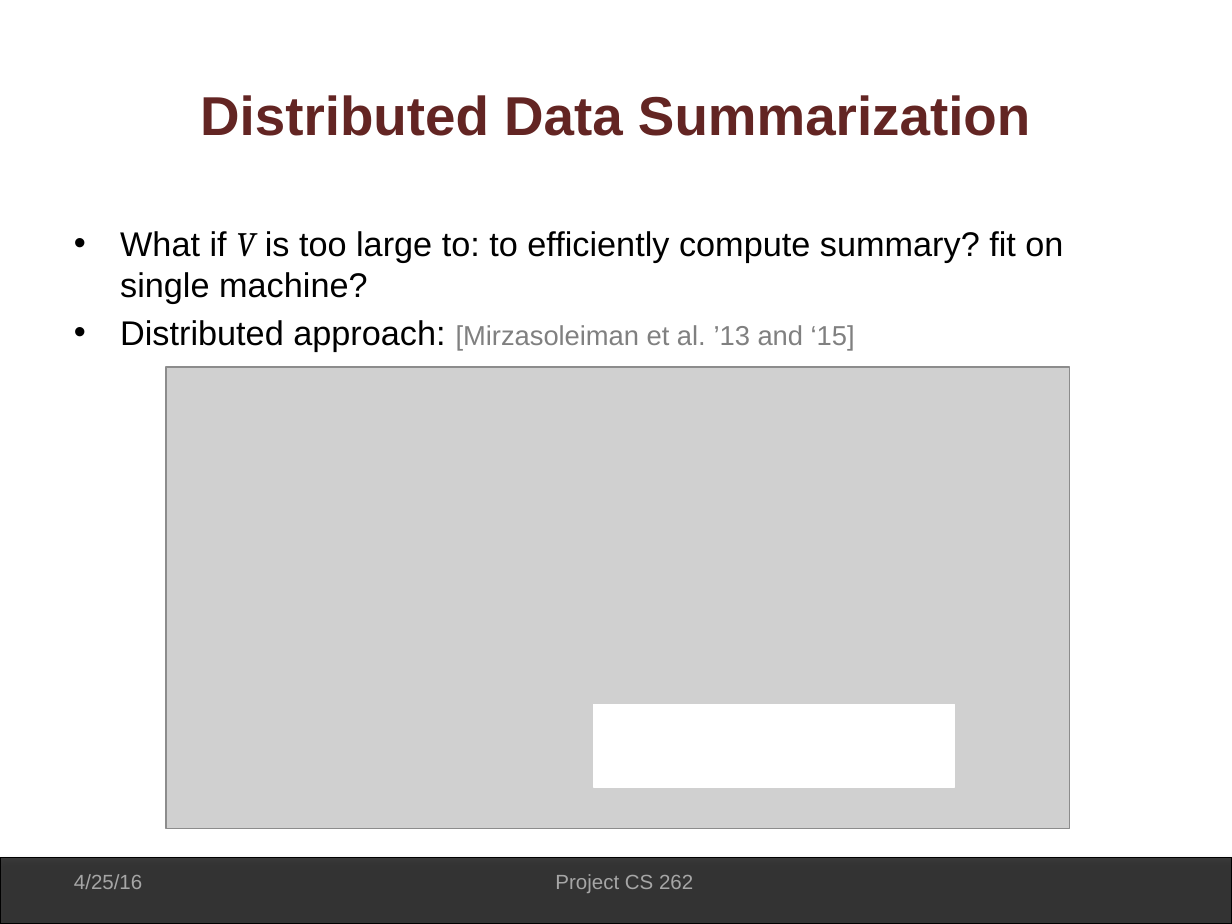
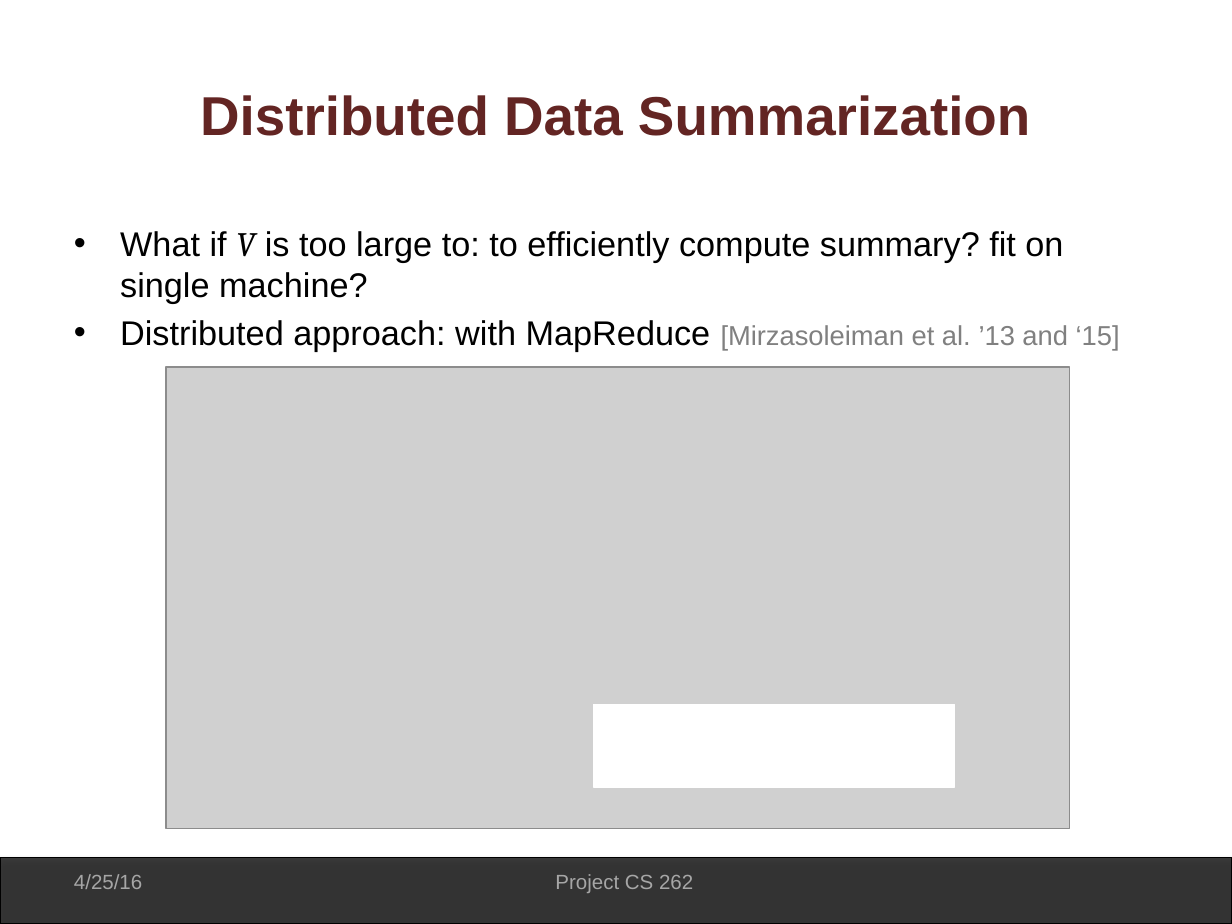
Before and after one commit to ericbalkanski/cs262project, a slide deck: slide 4 of presententationCS262.pptx. Drawn at 1232x924 pixels with LibreOffice and Linux fonts; fonts in the diff are those of the drawing; grey boxes stand for pictures; background and template pictures are left out. Boxes give left, top, right and bottom in pixels: in the first picture for what was removed or moved away, otherwise in the second. Text is boxed around its words. In the diff, an @@ line names an element or a change of style, - is before the commit and + after.

Commit message:
small change presentation

```diff
--- a/presententationCS262.pptx
+++ b/presententationCS262.pptx
@@ text at (120, 320, 1120, 351): text changed; size 16 to 20 pt; text colour #808080 to #000000 @@
-• Distributed approach: [Mirzasoleiman et al. ’13 and ‘15]
+• Distributed approach: with MapReduce [Mirzasoleiman et al. ’13 and ‘15]
```
